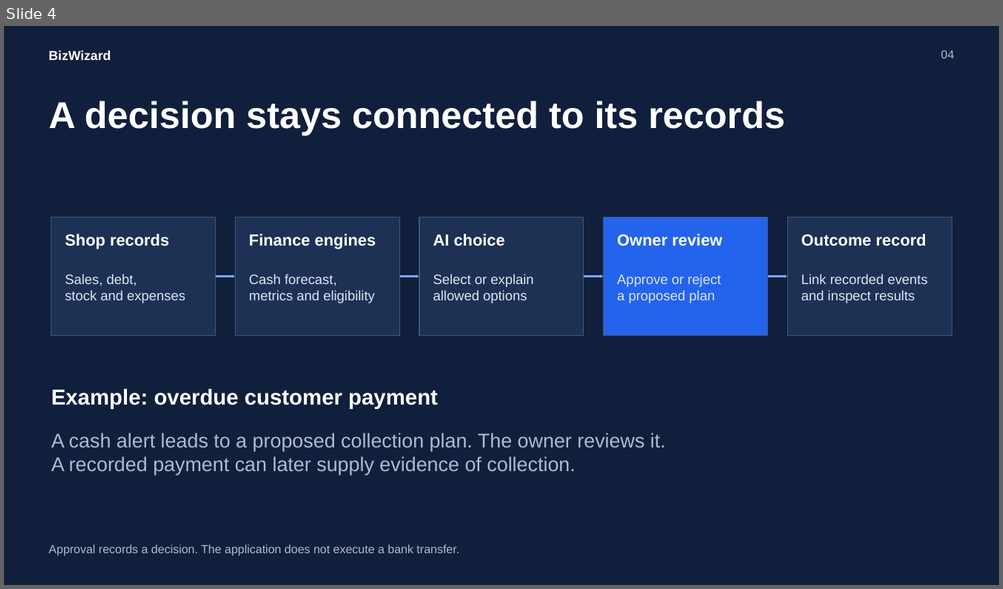
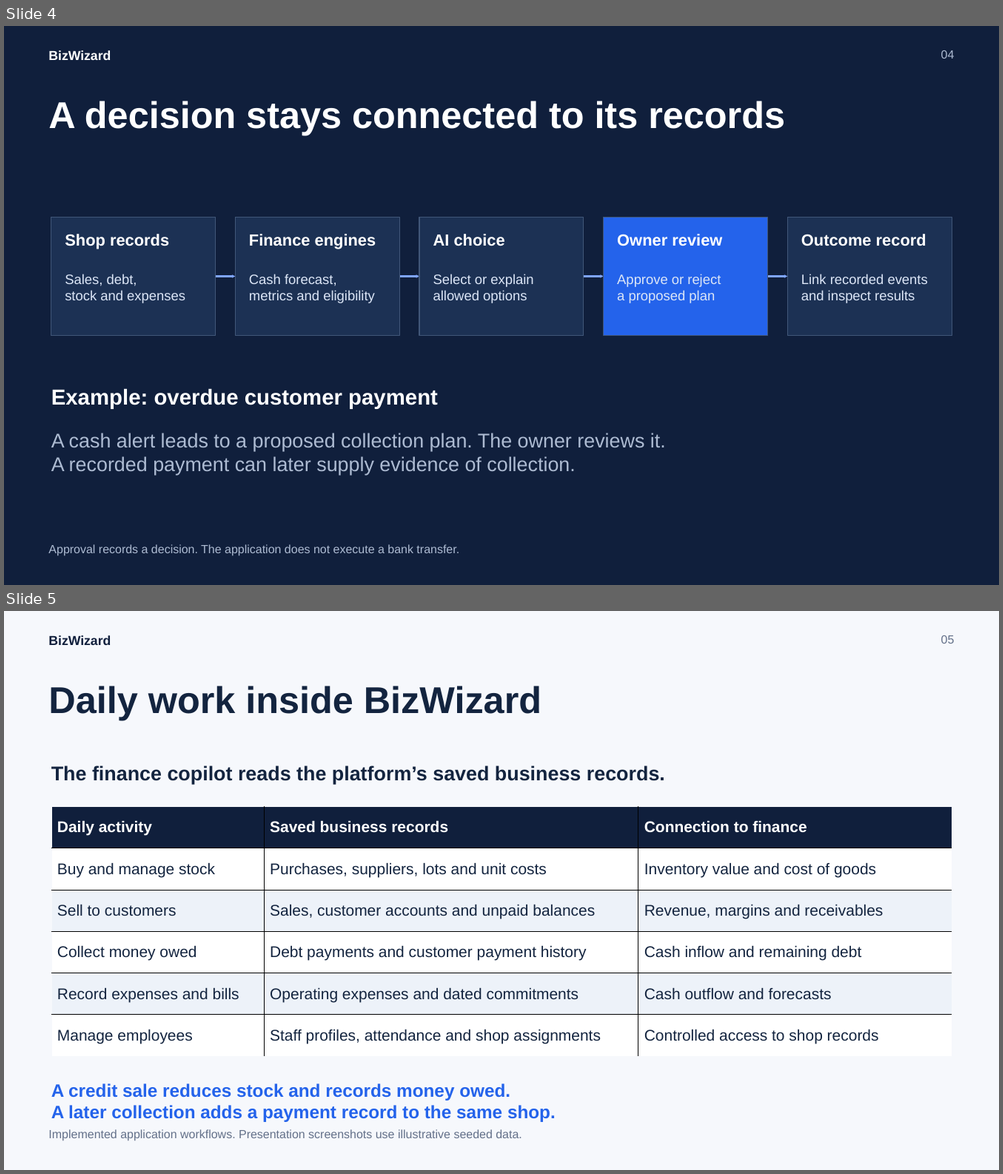
Before and after one commit to mahfuz-saim/bizwizard, a slide deck: output/presentation/BizWizard-Presentation.pptx. Shown one above the other, each under a label of ours: slide 4 before the commit, slides 4 and 5 after it. The pictures are 1003x589 and 1003x1174 pixels, drawn with LibreOffice and Linux fonts; fonts in the diff are those of the drawing. Boxes give left, top, right and bottom in pixels: in the first picture for what was removed or moved away, otherwise in the second. Text is boxed around its words. In the diff, an @@ line names an element or a change of style, - is before the commit and + after.

```diff
--- a/output/presentation/BizWizard-Presentation.pptx
+++ b/output/presentation/BizWizard-Presentation.pptx
@@ slide 5 added at (4, 611, 999, 1170), background #F6F8FC @@
@@ text added at (48, 635, 111, 645), 15.8 pt, text #101F3C, bold @@
+BizWizard
@@ text added at (941, 635, 954, 644), 14.2 pt, text #637089 @@
+05
@@ text added at (48, 686, 541, 721), 45 pt, text #13243F, bold @@
+Daily work inside BizWizard
@@ text added at (51, 766, 665, 784), 24 pt, text #13243F, bold @@
+The finance copilot reads the platform’s saved business records.
@@ table added at (51, 806, 951, 1056), 6 rows, 3 columns @@
+Daily activity | Saved business records | Connection to finance
+Buy and manage stock | Purchases, suppliers, lots and unit costs | Inventory value and cost of goods
+Sell to customers | Sales, customer accounts and unpaid balances | Revenue, margins and receivables
+Collect money owed | Debt payments and customer payment history | Cash inflow and remaining debt
+Record expenses and bills | Operating expenses and dated commitments | Cash outflow and forecasts
+Manage employees | Staff profiles, attendance and shop assignments | Controlled access to shop records
@@ text added at (51, 1084, 555, 1122), 21.8 pt, text #2463EB, bold @@
+A credit sale reduces stock and records money owed.
+A later collection adds a payment record to the same shop.
@@ text added at (48, 1130, 522, 1142), 14.2 pt, text #637089 @@
+Implemented application workflows. Presentation screenshots use illustrative seeded data.
```
Also in this commit, not shown: 13 slides changed, 1 other file.
